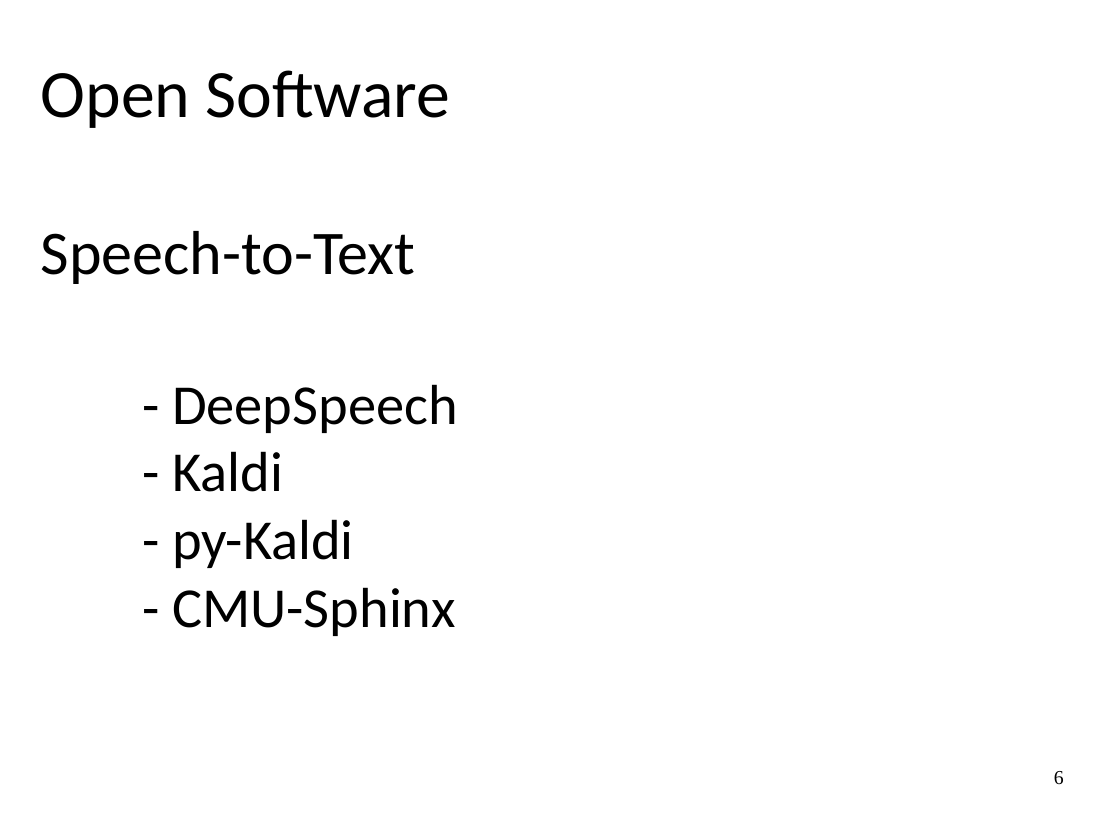
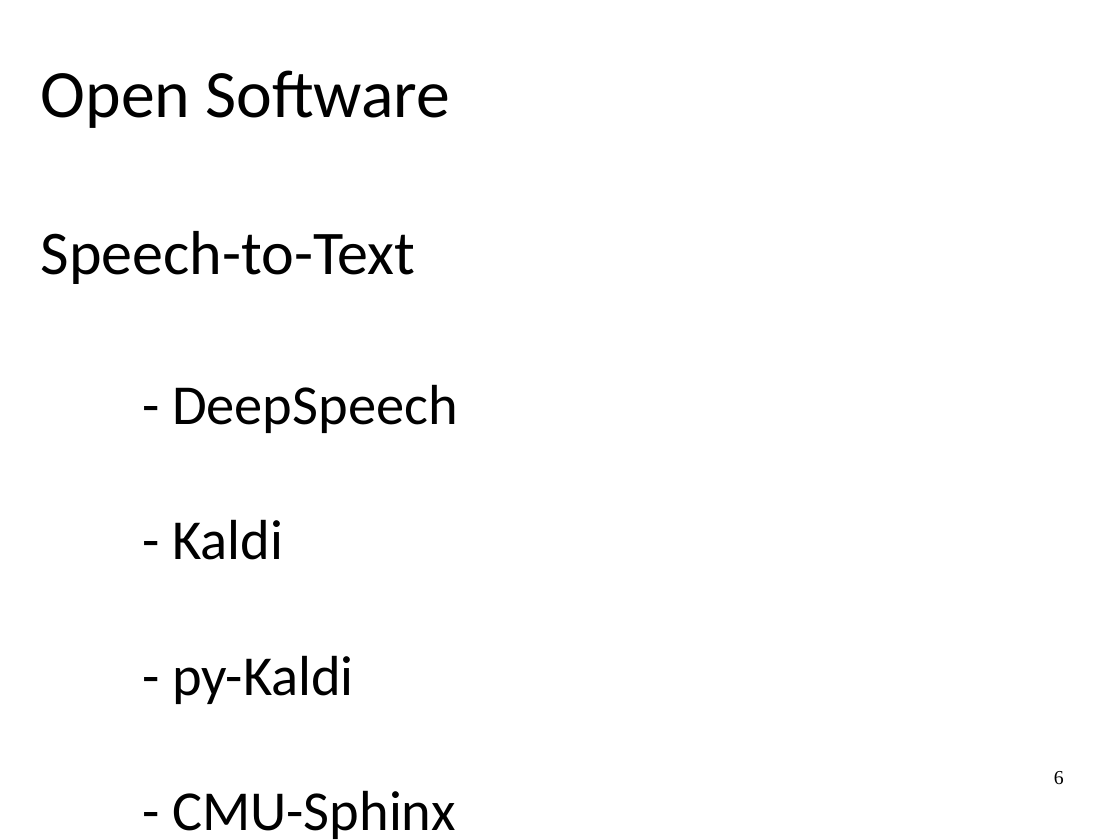
Before and after one commit to JRMeyer/kyrgyz-voice-hackathon, a slide deck: slide 6 of slides/open-tools.odp. Drawn at 1120x840 pixels with LibreOffice and Linux fonts; fonts in the diff are those of the drawing. Boxes give left, top, right and bottom in pixels: in the first picture for what was removed or moved away, otherwise in the second. Text is boxed around its words. In the diff, an @@ line names an element or a change of style, - is before the commit and + after.

```diff
--- a/slides/open-tools.odp
+++ b/slides/open-tools.odp
@@ subtitle "Open Software" rewrapped from [41,70,457,636] to [41,70,457,839] @@
```
Also in this commit, not shown: 4 other slides changed, 5 other files.
